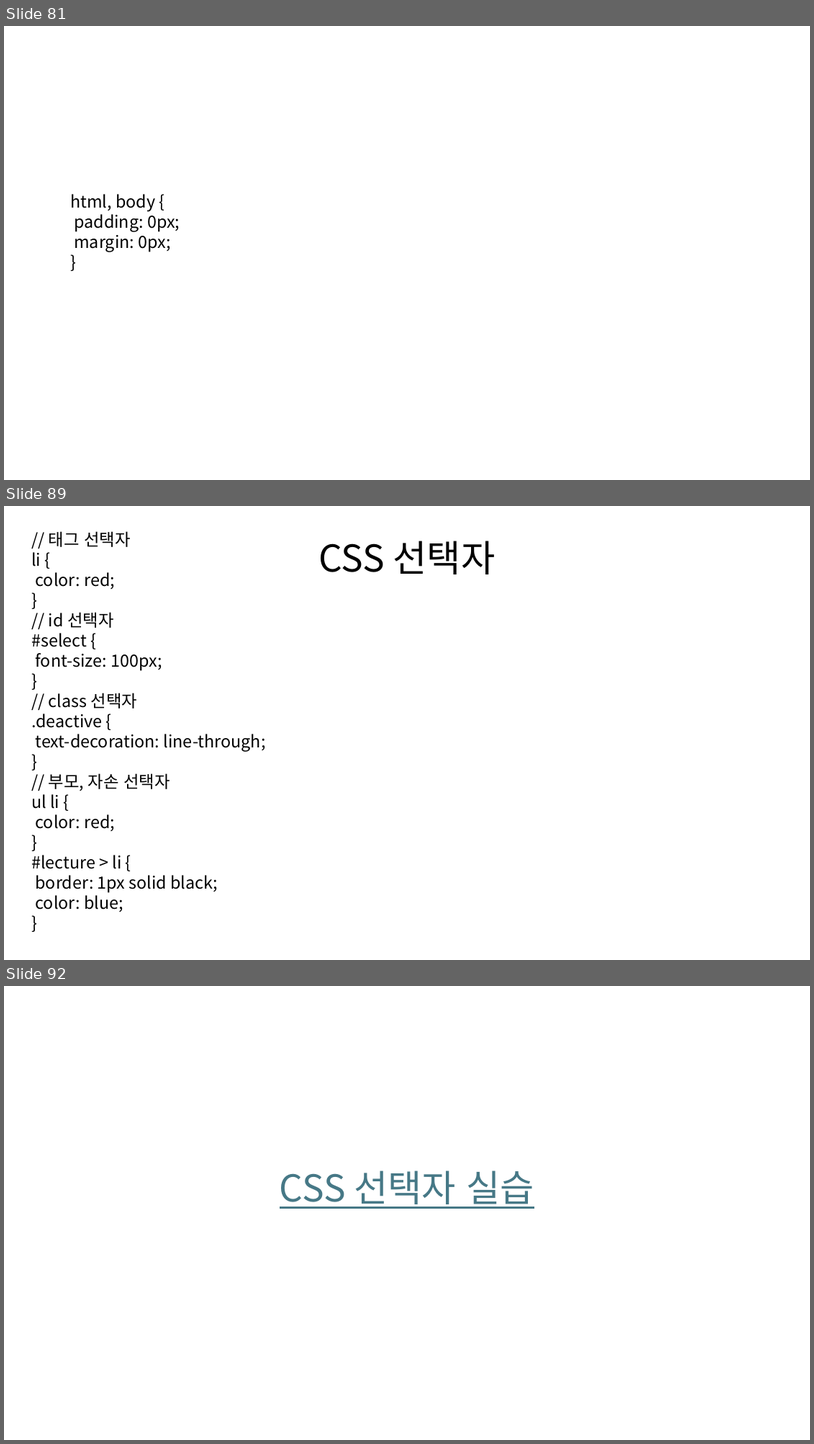
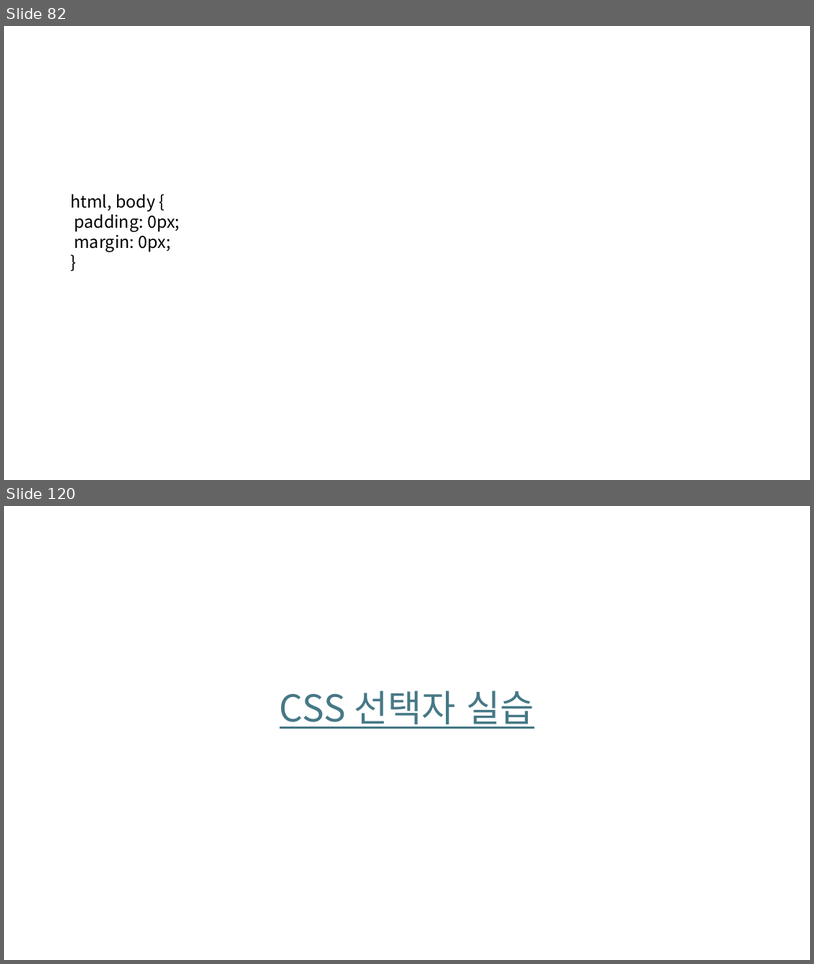
Before and after one commit to MainFe/mainfe.github.io, a slide deck: ppt/web-design.pptx. Shown one above the other, each under a label of ours: slides 81, 89 and 92 before the commit, slides 82 and 120 after it; the slides between them are not shown. The pictures are 814x1444 and 814x964 pixels, drawn with LibreOffice and Linux fonts; fonts in the diff are those of the drawing. Boxes give left, top, right and bottom in pixels: in the first picture for what was removed or moved away, otherwise in the second. Text is boxed around its words. In the diff, an @@ line names an element or a change of style, - is before the commit and + after.

```diff
--- a/ppt/web-design.pptx
+++ b/ppt/web-design.pptx
@@ slide 89 removed at box(4, 506, 810, 960), background #FFFFFF @@
@@ text removed at box(31, 531, 266, 911) @@
-// 태그 선택자
-li {
-color: red;
-}
-// id 선택자
-#select {
-font-size: 100px;
-}
-// class 선택자
-.deactive {
-text-decoration: line-through;
-}
-// 부모, 자손 선택자
-ul li {
-color: red;
-}
-#lecture > li {
-border: 1px solid black;
-color: blue;
-}
@@ text removed at box(319, 541, 496, 574) @@
-CSS 선택자
@@ what was slide 81 is now slide 82 @@
@@ what was slide 92 is now slide 120 @@
```
Also in this commit, not shown: 14 slides changed, 41 slides added, 9 other slides removed, 2 other files.
